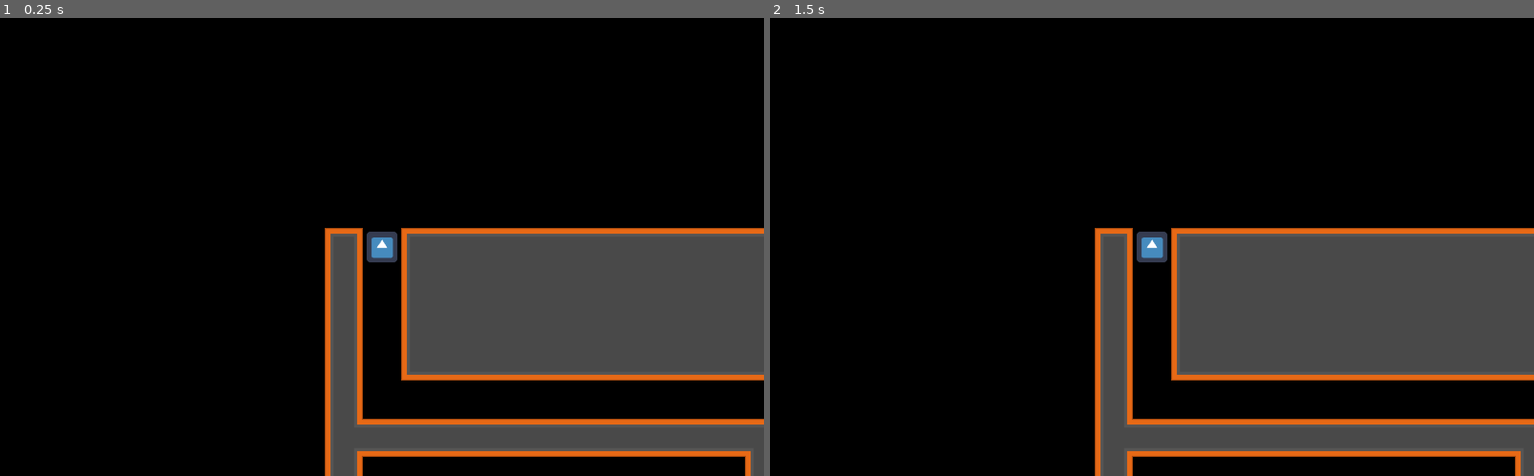
Above: before the commit, frames 1-2 (left to right).
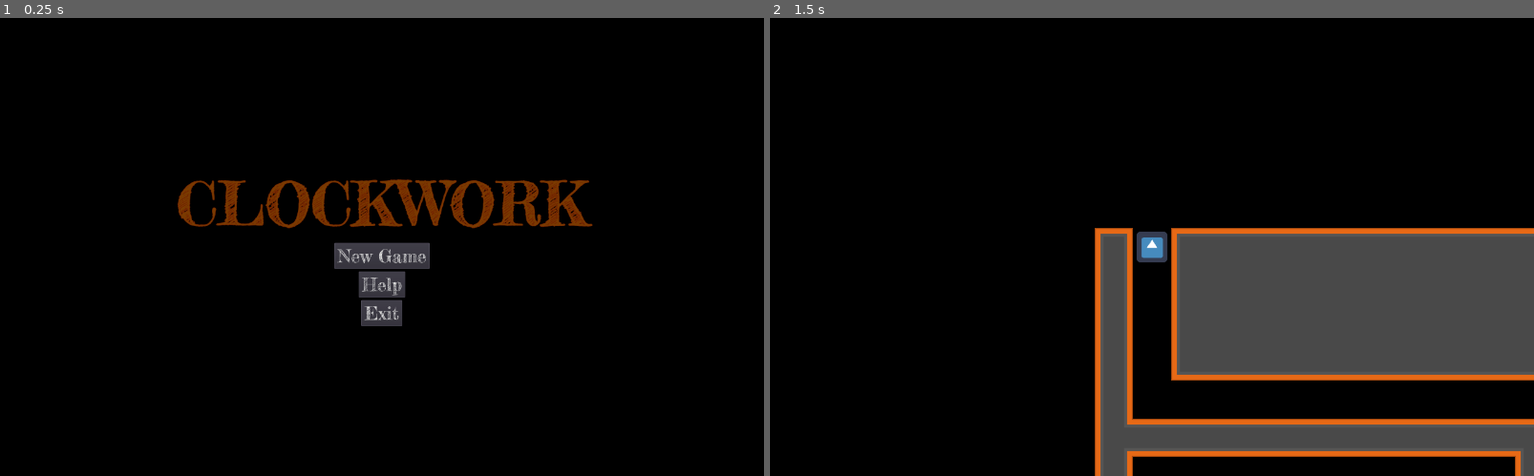
Above: after the commit, the same moments.

Repository: KjarrigansGames/clockwork
Game: Godot game, scene res://scenes/Menu.tscn
Two runs of this game, one before a commit and one after it. Both use one fixed random seed, a clock stepped at 60 frames per second and the inputs below. Before the commit the project starts from res://scenes/Level.tscn. The engine's default icon, where the game draws it, is replaced by a stand-in: a white triangle on a blue panel in a dark square.
Inputs (mouse positions are in pixels of both pictures, inside the frame that each line leads up to):
- Up to frame 1 (0.25 s): no input
- Up to frame 2 (1.5 s): click (1152, 283) at 0.5 s, where only the run after the commit has a clickable "Help"; click (1152, 256) at 1.25 s, where only the run after the commit has a clickable "New Game"

The runs differ from the first frame. In frame 1, 26% of the frame differs, in the area x 23-100%, y 35-100%; in frame 2, nothing differs.

Commit message:
Add basic menu

Diff:
--- /dev/null
+++ b/fonts/Buttons.tres
@@ -0,0 +1,7 @@
+[gd_resource type="DynamicFont" load_steps=2 format=2]
+
+[ext_resource path="res://fonts/Fredericka_the_Great/FrederickatheGreat-Regular.ttf" type="DynamicFontData" id=1]
+
+[resource]
+size = 30
+font_data = ExtResource( 1 )
--- a/project.godot
+++ b/project.godot
@@ -11,7 +11,7 @@
 [application]
 
 config/name="CLOCK"
-run/main_scene="res://scenes/Level.tscn"
+run/main_scene="res://scenes/Menu.tscn"
 config/icon="res://icon.png"
 
 [display]
--- /dev/null
+++ b/scenes/Menu.gd
@@ -0,0 +1,9 @@
+extends Control
+
+
+func _on_New_Game_pressed():
+    get_tree().change_scene("res://scenes/Level.tscn")
+
+
+func _on_Exit_pressed():
+    get_tree().quit()
--- /dev/null
+++ b/scenes/Menu.tscn
@@ -0,0 +1,90 @@
+[gd_scene load_steps=5 format=2]
+
+[ext_resource path="res://fonts/Fredericka_the_Great/FrederickatheGreat-Regular.ttf" type="DynamicFontData" id=1]
+[ext_resource path="res://scenes/Menu.gd" type="Script" id=2]
+[ext_resource path="res://fonts/Buttons.tres" type="DynamicFont" id=3]
+
+[sub_resource type="DynamicFont" id=1]
+size = 100
+outline_size = 1
+font_data = ExtResource( 1 )
+
+[node name="Menu" type="Control"]
+anchor_right = 1.0
+anchor_bottom = 1.0
+script = ExtResource( 2 )
+__meta__ = {
+"_edit_use_anchors_": false
+}
+
+[node name="CenterContainer" type="CenterContainer" parent="."]
+margin_right = 1280.0
+margin_bottom = 768.0
+size_flags_horizontal = 3
+size_flags_vertical = 3
+__meta__ = {
+"_edit_use_anchors_": false
+}
+
+[node name="VBoxContainer" type="VBoxContainer" parent="CenterContainer"]
+margin_left = 296.0
+margin_top = 250.0
+margin_right = 984.0
+margin_bottom = 517.0
+size_flags_horizontal = 3
+size_flags_vertical = 3
+__meta__ = {
+"_edit_use_anchors_": false
+}
+
+[node name="Label" type="Label" parent="CenterContainer/VBoxContainer"]
+margin_right = 688.0
+margin_bottom = 123.0
+custom_fonts/font = SubResource( 1 )
+custom_colors/font_color = Color( 0.482353, 0.235294, 0, 1 )
+custom_colors/font_outline_modulate = Color( 0.454902, 0.145098, 0, 1 )
+text = "CLOCKWORK"
+align = 1
+valign = 1
+__meta__ = {
+"_edit_use_anchors_": false
+}
+
+[node name="New Game Group" type="CenterContainer" parent="CenterContainer/VBoxContainer"]
+margin_top = 127.0
+margin_right = 688.0
+margin_bottom = 171.0
+
+[node name="New Game" type="Button" parent="CenterContainer/VBoxContainer/New Game Group"]
+margin_left = 264.0
+margin_right = 424.0
+margin_bottom = 44.0
+custom_fonts/font = ExtResource( 3 )
+text = "New Game"
+
+[node name="Help Group" type="CenterContainer" parent="CenterContainer/VBoxContainer"]
+margin_top = 175.0
+margin_right = 688.0
+margin_bottom = 219.0
+
+[node name="Help" type="Button" parent="CenterContainer/VBoxContainer/Help Group"]
+margin_left = 305.0
+margin_right = 383.0
+margin_bottom = 44.0
+custom_fonts/font = ExtResource( 3 )
+text = "Help"
+
+[node name="Exit Group" type="CenterContainer" parent="CenterContainer/VBoxContainer"]
+margin_top = 223.0
+margin_right = 688.0
+margin_bottom = 267.0
+
+[node name="Exit" type="Button" parent="CenterContainer/VBoxContainer/Exit Group"]
+margin_left = 309.0
+margin_right = 378.0
+margin_bottom = 44.0
+custom_fonts/font = ExtResource( 3 )
+text = "Exit"
+
+[connection signal="pressed" from="CenterContainer/VBoxContainer/New Game Group/New Game" to="." method="_on_New_Game_pressed"]
+[connection signal="pressed" from="CenterContainer/VBoxContainer/Exit Group/Exit" to="." method="_on_Exit_pressed"]
Binary file added: fonts/Fredericka_the_Great/FrederickatheGreat-Regular.ttf
Not shown, added: fonts/Fredericka_the_Great/OFL.txt
